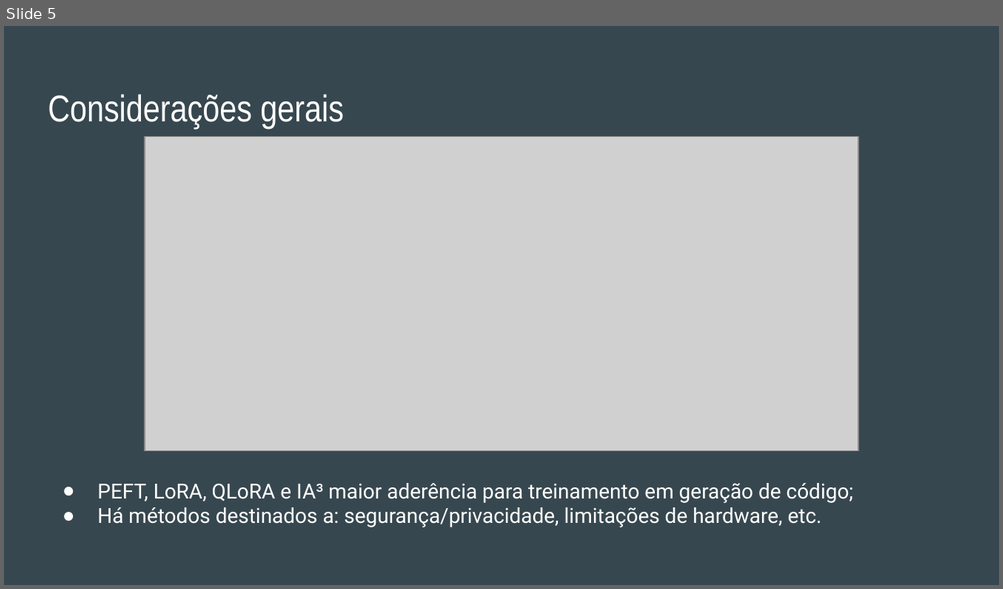
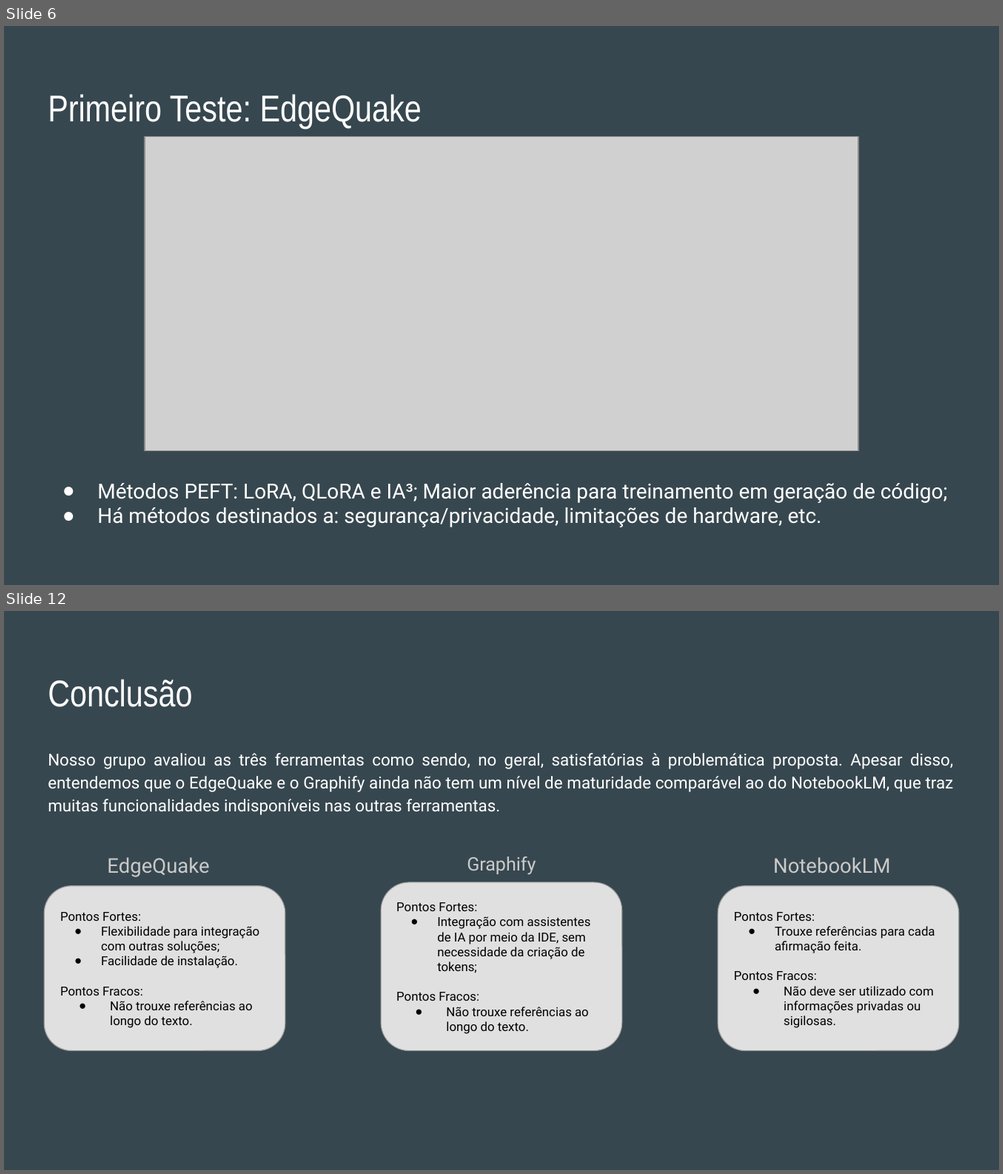
Before and after one commit to tfmiranda/ppgeec2327-t2p2, a slide deck: slides/apresentacao-t2p2.pptx. Shown one above the other, each under a label of ours: slide 5 before the commit, slides 6 and 12 after it; the slides between them are not shown. The pictures are 1003x589 and 1003x1174 pixels, drawn with LibreOffice and Linux fonts; fonts in the diff are those of the drawing; grey boxes stand for pictures. Boxes give left, top, right and bottom in pixels: in the first picture for what was removed or moved away, otherwise in the second. Text is boxed around its words. In the diff, an @@ line names an element or a change of style, - is before the commit and + after.

```diff
--- a/slides/apresentacao-t2p2.pptx
+++ b/slides/apresentacao-t2p2.pptx
@@ slide 12 added at <box>4,611,999,1170</box>, background #37474F @@
@@ title added at <box>48,679,192,707</box>, 27 pt, text #FFFFFF @@
+Conclusão
@@ text added at <box>48,753,953,815</box>, 12 pt, text #FFFFFF @@
+Nosso grupo avaliou as três ferramentas como sendo, no geral, satisfatórias à problemática proposta. Apesar disso, entendemos que o EdgeQuake e o Graphify ainda não tem um nível de maturidade comparável ao do NotebookLM, que traz muitas funcionalidades indisponíveis nas outras ferramentas.
@@ text added at <box>107,857,209,877</box>, 14.8 pt, text #CACACA @@
+EdgeQuake
@@ text added at <box>466,857,535,875</box>, 13.5 pt, text #CACACA @@
+Graphify
@@ text added at <box>773,857,891,873</box>, 14.8 pt, text #CACACA @@
+NotebookLM
@@ rounded rectangle added at <box>44,886,284,1051</box>, fill #E0E0E0, outline #9E9E9E 0.61 pt, 9 pt, text #000000 @@
+Pontos Fortes:
+● Flexibilidade para integração com outras soluções;
+● Facilidade de instalação.
+Pontos Fracos:
+● Não trouxe referências ao longo do texto.
@@ rounded rectangle added at <box>381,883,622,1051</box>, fill #E0E0E0, outline #9E9E9E 0.56 pt, 9 pt, text #000000 @@
+Pontos Fortes:
+● Integração com assistentes de IA por meio da IDE, sem necessidade da criação de tokens;
+Pontos Fracos:
+● Não trouxe referências ao longo do texto.
@@ rounded rectangle added at <box>717,886,958,1051</box>, fill #E0E0E0, outline #9E9E9E 0.61 pt, 9 pt, text #000000 @@
+Pontos Fortes:
+● Trouxe referências para cada afirmação feita.
+Pontos Fracos:
+● Não deve ser utilizado com informações privadas ou sigilosas.
@@ what was slide 5 is now slide 6 @@
@@ slide 6 changed as well @@
@@ title at <box>48,94,421,129</box>: text changed @@
-Considerações gerais
+Primeiro Teste: EdgeQuake
@@ text at <box>97,483,948,503</box>: text changed @@
-● PEFT, LoRA, QLoRA e IA³ maior aderência para treinamento em geração de código;
+● Métodos PEFT: LoRA, QLoRA e IA³; Maior aderência para treinamento em geração de código;
```
Also in this commit, not shown: 3 other slides changed, 7 other slides added, 1 slide removed.
